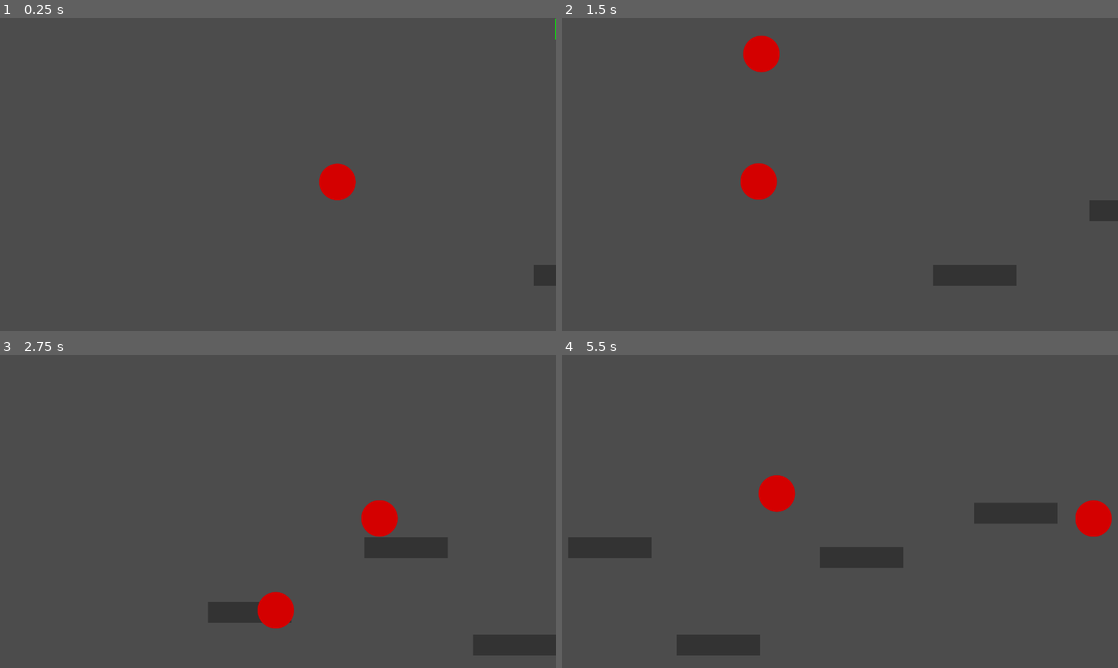
Above: before the commit, frames 1-4 (two rows, left to right).
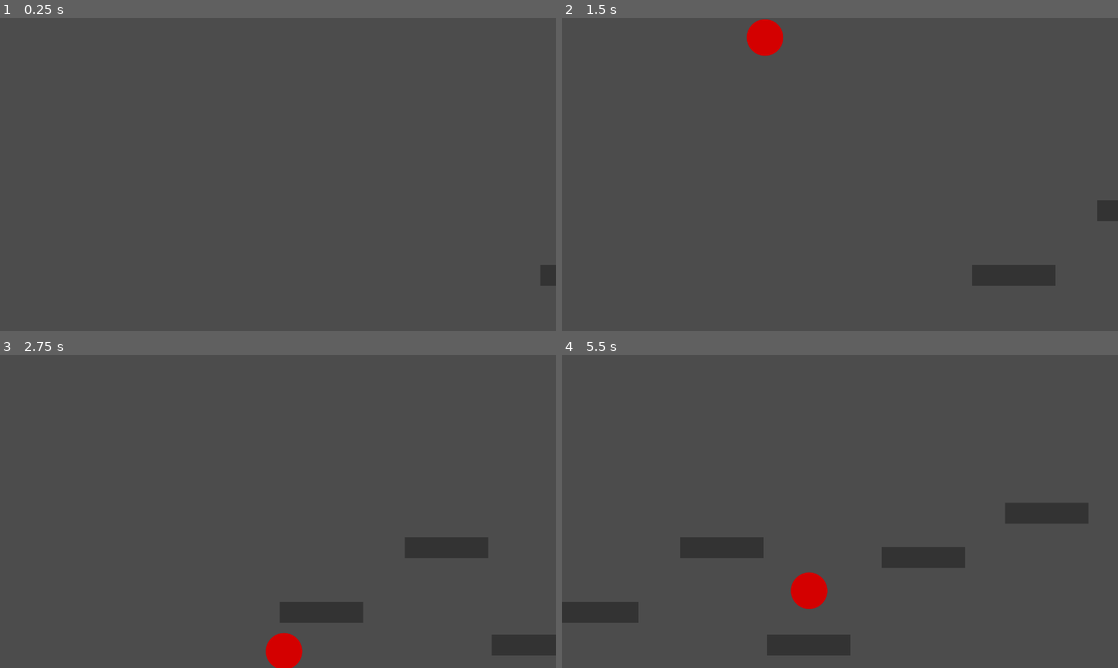
Above: after the commit, the same moments.

Repository: IonAir1/Genre-Mash-Jam
Game: Godot game, scene res://scenes/main.tscn
The game is run twice, just before and just after one commit, with the same random seed, the same clock (stepped at 60 frames per second) and the same inputs.
Inputs (mouse positions are in pixels of both pictures, inside the frame that each line leads up to):
- Up to frame 1 (0.25 s): no input
- Up to frame 2 (1.5 s): move the mouse to (962, 158) at 0.52 s; hold D (right) from 0.53 s (still down); click (962, 158) at 0.6 s; tap W (jump) at 0.77 s; move the mouse to (728, 190) at 1.27 s; click (728, 190) at 1.35 s
- Up to frame 3 (2.75 s): tap W (jump) at 1.52 s; move the mouse to (333, 442) at 2.02 s; release D (right) at 2.03 s; hold A (left) from 2.03 s (still down); click (333, 442) at 2.1 s
- Up to frame 4 (5.5 s): move the mouse to (812, 574) at 2.77 s; release A (left) at 2.78 s; hold D (right) 2.78-4.28 s; click (812, 574) at 2.85 s; tap W (jump) at 3.02, 3.77, 4.52 s; move the mouse to (1006, 558) at 3.52 s; click (1006, 558) at 3.6 s; move the mouse to (673, 464) at 4.27 s; hold A (left) 4.28-5.03 s; click (673, 464) at 4.35 s; move the mouse to (867, 511) at 5.02 s; hold D (right) from 5.03 s (still down); click (867, 511) at 5.1 s

The runs differ from the first frame. In frame 1, 0.7% of the frame differs, in the area x 57-100%, y 0-86%; in frame 2, 2.3%; in frame 3, 4.4%; in frame 4, 8.7%, in the area x 0-99%, y 38-96%.

Commit message:
hawak hawak ng player yung ball

Diff:
--- a/proj/Global/global.gd
+++ b/proj/Global/global.gd
@@ -1 +1,4 @@
 extends Node
+
+var speed = 4 #speed
+var shoot = 1 #shoot allowed?
--- a/proj/scenes/Player.tscn
+++ b/proj/scenes/Player.tscn
@@ -1,7 +1,8 @@
-[gd_scene load_steps=4 format=2]
+[gd_scene load_steps=5 format=2]
 
 [ext_resource path="res://assets/runner.png" type="Texture" id=1]
 [ext_resource path="res://scripts/Player.gd" type="Script" id=2]
+[ext_resource path="res://assets/swimmer.png" type="Texture" id=3]
 
 [sub_resource type="RectangleShape2D" id=1]
 extents = Vector2( 23.9922, 23.9844 )
@@ -25,3 +26,8 @@
 
 [node name="displaced2" type="Position2D" parent="rotate"]
 position = Vector2( 100, 0 )
+
+[node name="ball" type="Sprite" parent="."]
+position = Vector2( 14.4986, 8.52946 )
+scale = Vector2( 0.0925463, 0.0925463 )
+texture = ExtResource( 3 )
--- a/proj/scenes/main.tscn
+++ b/proj/scenes/main.tscn
@@ -1,7 +1,6 @@
-[gd_scene load_steps=4 format=2]
+[gd_scene load_steps=3 format=2]
 
 [ext_resource path="res://scenes/Player.tscn" type="PackedScene" id=1]
-[ext_resource path="res://scenes/paper.tscn" type="PackedScene" id=2]
 [ext_resource path="res://scripts/main.gd" type="Script" id=3]
 
 [node name="main" type="Node2D"]
@@ -10,9 +9,6 @@
 [node name="Player" parent="." instance=ExtResource( 1 )]
 position = Vector2( 1376.66, -107.361 )
 
-[node name="paper" parent="." instance=ExtResource( 2 )]
-position = Vector2( 526.76, 377.176 )
-
 [node name="Node2D" type="StaticBody2D" parent="."]
 collision_layer = 4
 collision_mask = 2147483648
--- a/proj/scripts/Platform.gd
+++ b/proj/scripts/Platform.gd
@@ -1,9 +1,9 @@
 extends StaticBody2D
 
 
-var speed = 5
+
 
 func _physics_process(delta):
-	position.x -= speed
+	position.x -= global.speed
 	if position.x < -100:
 		queue_free()
--- a/proj/scripts/Player.gd
+++ b/proj/scripts/Player.gd
@@ -14,15 +14,18 @@
 		velocity.x += speed
 	if Input.is_action_pressed("left"):
 		velocity.x -= speed
-	if Input.is_action_just_pressed("shoot"):
+	if Input.is_action_just_pressed("shoot") and global.shoot >= 1:
 		var p = paper.instance()
 		p.position = get_node("rotate/displaced2").global_position
 		p.rotation = $rotate.rotation
 		get_parent().add_child(p)
+		global.shoot -= 1
 
 func _physics_process(delta):
-	#print($rotate.rotation_degrees)
-	#$rotate.rotation = (get_global_mouse_position() - $rotate.position).angle()
+	if global.shoot >= 1:
+		$ball.visible = true
+	else:
+		$ball.visible = false
 	$rotate.look_at(get_global_mouse_position())
 	get_input()
 	velocity.y += gravity * delta
@@ -30,4 +33,4 @@
 	if Input.is_action_just_pressed("jump"):
 		if is_on_floor():
 			velocity.y = jump_speed
-	position.x -= 5
+	position.x -= global.speed
--- a/proj/scripts/paper.gd
+++ b/proj/scripts/paper.gd
@@ -7,7 +7,6 @@
 	velocity = get_parent().get_node("Player/rotate/displaced").global_position - get_parent().get_node("Player").global_position
 	velocity.normalized()
 	velocity = velocity*100
-	print(velocity)
 	pass
 
 func _physics_process(delta):
@@ -17,5 +16,6 @@
 
 
 func _on_playerdetect_body_entered(body):
+	global.shoot += 1
 	queue_free()
 	pass
